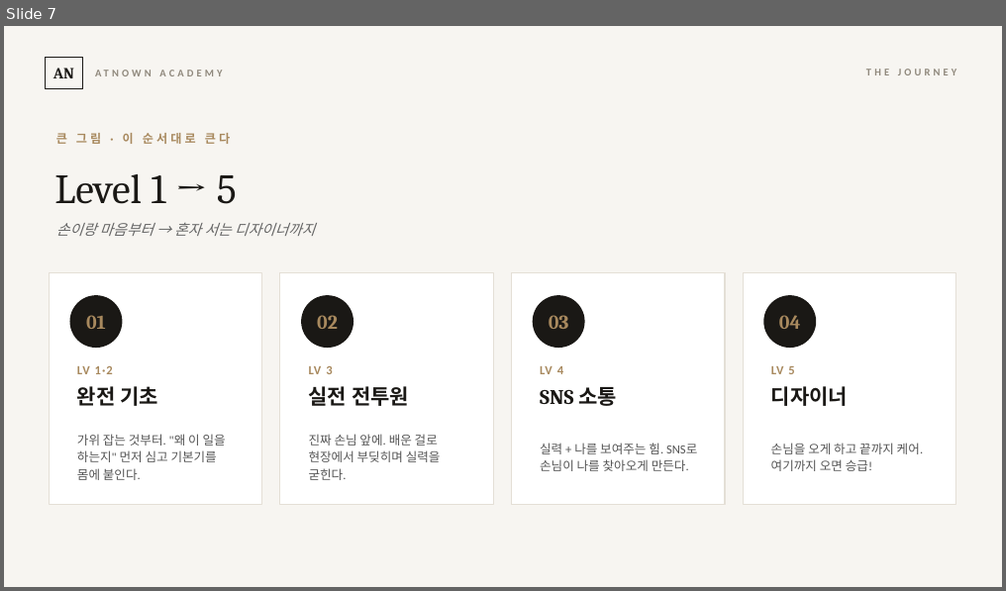
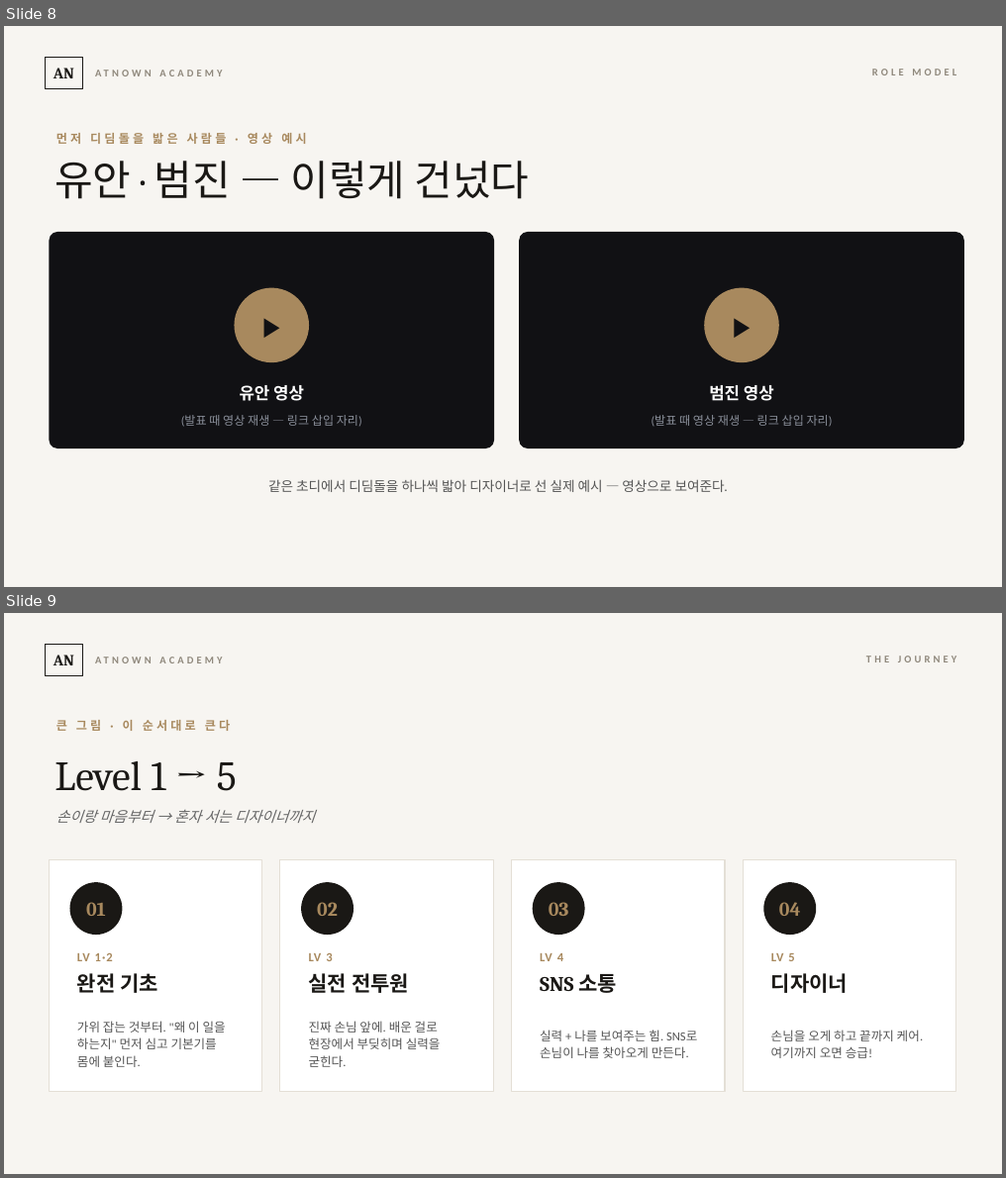
Before and after one commit to cksghrj22-bot/-, a slide deck: content/교육/2026-07-23_교육시스템_정본/시즈_오리엔테이션.pptx. Shown one above the other, each under a label of ours: slide 7 before the commit, slides 8 and 9 after it. The pictures are 1006x591 and 1006x1178 pixels, drawn with LibreOffice and Linux fonts; fonts in the diff are those of the drawing. Boxes give left, top, right and bottom in pixels: in the first picture for what was removed or moved away, otherwise in the second. Text is boxed around its words. In the diff, an @@ line names an element or a change of style, - is before the commit and + after.

```diff
--- a/content/교육/2026-07-23_교육시스템_정본/시즈_오리엔테이션.pptx
+++ b/content/교육/2026-07-23_교육시스템_정본/시즈_오리엔테이션.pptx
@@ slide 8 added at box(4, 26, 1002, 587), background #F7F5F1 @@
@@ rectangle added at box(46, 58, 82, 89), outline #1A1815 1 pt, 15 pt, text #1A1815, bold @@
+AN
@@ text added at box(88, 58, 387, 89), 10 pt, text #8F887C, bold @@
+ATNOWN ACADEMY
@@ text added at box(872, 69, 956, 76), 10 pt, text #8F887C, bold @@
+ROLE MODEL
@@ text added at box(56, 133, 306, 144), 11.5 pt, text #A8895E, bold @@
+먼저 디딤돌을 밟은 사람들 · 영상 예시
@@ text added at box(54, 161, 530, 199), 40 pt, text #1A1815 @@
+유안 · 범진 — 이렇게 건넜다
@@ rounded rectangle added at box(49, 232, 494, 449), fill #111114 @@
@@ rounded rectangle added at box(519, 232, 964, 449), fill #111114 @@
@@ ellipse added at box(235, 288, 310, 363), fill #A8895E @@
@@ text added at box(235, 288, 310, 363), 26 pt, text #111114, bold @@
+▶
@@ ellipse added at box(705, 288, 779, 363), fill #A8895E @@
@@ text added at box(705, 288, 779, 363), 26 pt, text #111114, bold @@
+▶
@@ text added at box(240, 385, 304, 401), 16 pt, text #FFFFFF, bold @@
+유안 영상
@@ text added at box(709, 385, 774, 401), 16 pt, text #FFFFFF, bold @@
+범진 영상
@@ text added at box(181, 415, 362, 427), 11.5 pt, text #8A8F9A @@
+(발표 때 영상 재생 — 링크 삽입 자리)
@@ text added at box(651, 415, 833, 427), 11.5 pt, text #8A8F9A @@
+(발표 때 영상 재생 — 링크 삽입 자리)
@@ text added at box(268, 479, 728, 492), 13 pt, text #555555 @@
+같은 초디에서 디딤돌을 하나씩 밟아 디자이너로 선 실제 예시 — 영상으로 보여준다.
@@ what was slide 7 is now slide 9 @@
```
Also in this commit, not shown: 3 other slides added, 1 other file.
